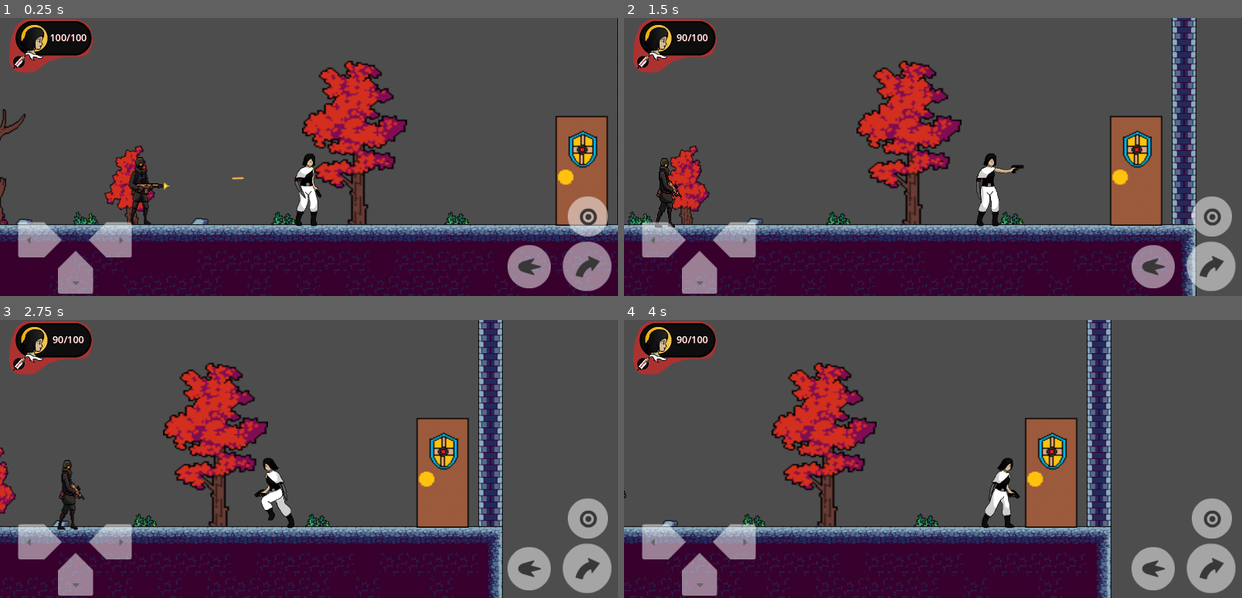
Above: before the commit, frames 1-4 (two rows, left to right).
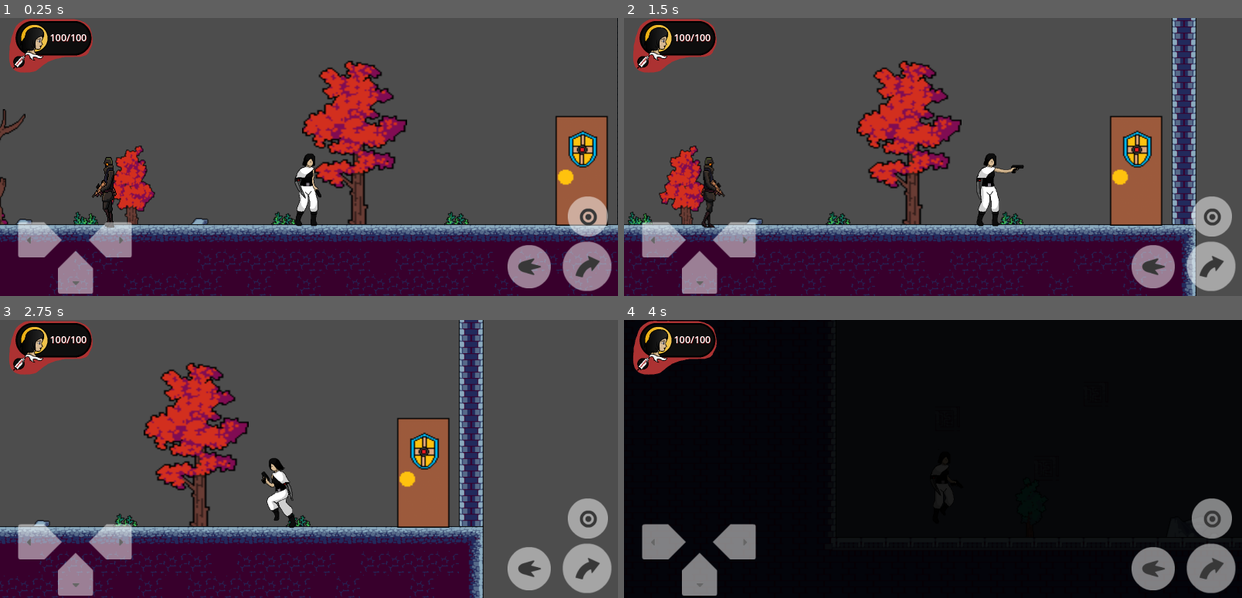
Above: after the commit, the same moments.

Repository: Corsa-Technologies/Terra1-seguro
Game: Godot game, scene res://Níveis/Nível1/Nível 1.tscn
The game is run twice, just before and just after one commit, with the same random seed, the same clock (stepped at 60 frames per second) and the same inputs. This scene is started directly instead of the project's main scene.
Inputs:
- Up to frame 1 (0.25 s): no input
- Up to frame 2 (1.5 s): tap Enter (ataque) at 0.5 s; hold Enter (ataque) 0.53-1.28 s; hold Right (ui_right) from 0.53 s (still down); tap Up (ui_up) at 0.77 s; tap Backspace (tiro) at 1.35 s
- Up to frame 3 (2.75 s): tap Up (ui_up) at 1.52 s; release Right (ui_right) at 2.03 s; hold Left (ui_left) from 2.03 s (still down); hold Enter (ataque) from 2.03 s (still down)
- Up to frame 4 (4 s): release Left (ui_left) at 2.78 s; release Enter (ataque) at 2.78 s; hold Right (ui_right) from 2.78 s (still down); tap Backspace (tiro) at 2.85 s; tap Up (ui_up) at 3.02, 3.77 s; hold Enter (ataque) from 3.53 s (still down)

The runs differ from the first frame. In frame 1, 1.0% of the frame differs, in the area x 14-40%, y 50-76%; in frame 2, 1.0%; in frame 3, 20%; in frame 4, 96%, in the area x 0-100%, y 0-100%.

Commit message:
alterada animação do player

Diff:
--- a/Níveis/Nível1/Nível 1.tscn
+++ b/Níveis/Nível1/Nível 1.tscn
@@ -649,7 +649,7 @@
 texture = ExtResource("10_aqtmk")
 
 [node name="Inimigo1" parent="." instance=ExtResource("11_8x3ve")]
-position = Vector2(448, 236)
+position = Vector2(414, 237)
 collision_layer = 2
 
 [node name="patrulha1" type="Node2D" parent="Inimigo1"]
--- a/Player/playercena.tscn
+++ b/Player/playercena.tscn
@@ -1,8 +1,9 @@
-[gd_scene load_steps=21 format=3 uid="uid://c2b5a8wa3xoja"]
+[gd_scene load_steps=28 format=3 uid="uid://c2b5a8wa3xoja"]
 
 [ext_resource type="Script" path="res://Player/Scripts/movimento.gd" id="1_kiena"]
 [ext_resource type="Texture2D" uid="uid://3l7d1xkbaat7" path="res://Player/Aya Completo.png" id="2_2ortg"]
 [ext_resource type="PackedScene" uid="uid://6r0hwy3ijx5f" path="res://GUI/Controles/controlecanvas.tscn" id="2_21c6s"]
+[ext_resource type="Texture2D" uid="uid://bfrp2uancgku5" path="res://Player/sprites2.png" id="3_rnmfg"]
 
 [sub_resource type="AtlasTexture" id="AtlasTexture_hxdpw"]
 atlas = ExtResource("2_2ortg")
@@ -28,29 +29,53 @@
 atlas = ExtResource("2_2ortg")
 region = Rect2(0, 0, 130, 201)
 
-[sub_resource type="AtlasTexture" id="AtlasTexture_wad16"]
-atlas = ExtResource("2_2ortg")
-region = Rect2(8, 200, 100, 200)
-
-[sub_resource type="AtlasTexture" id="AtlasTexture_vxt4w"]
-atlas = ExtResource("2_2ortg")
-region = Rect2(298, 0, 130, 201)
-
-[sub_resource type="AtlasTexture" id="AtlasTexture_xhq0x"]
-atlas = ExtResource("2_2ortg")
-region = Rect2(447, 0, 130, 201)
-
-[sub_resource type="AtlasTexture" id="AtlasTexture_4ak6j"]
-atlas = ExtResource("2_2ortg")
-region = Rect2(596, 0, 130, 201)
-
-[sub_resource type="AtlasTexture" id="AtlasTexture_4bqgb"]
-atlas = ExtResource("2_2ortg")
-region = Rect2(745, 0, 130, 201)
-
-[sub_resource type="AtlasTexture" id="AtlasTexture_yxfcj"]
-atlas = ExtResource("2_2ortg")
-region = Rect2(894, 0, 130, 201)
+[sub_resource type="AtlasTexture" id="AtlasTexture_5sitf"]
+atlas = ExtResource("3_rnmfg")
+region = Rect2(0, 200, 150, 200)
+
+[sub_resource type="AtlasTexture" id="AtlasTexture_ofy84"]
+atlas = ExtResource("3_rnmfg")
+region = Rect2(300, 0, 150, 200)
+
+[sub_resource type="AtlasTexture" id="AtlasTexture_yn2od"]
+atlas = ExtResource("3_rnmfg")
+region = Rect2(450, 0, 150, 200)
+
+[sub_resource type="AtlasTexture" id="AtlasTexture_5njld"]
+atlas = ExtResource("3_rnmfg")
+region = Rect2(600, 0, 150, 200)
+
+[sub_resource type="AtlasTexture" id="AtlasTexture_0trib"]
+atlas = ExtResource("3_rnmfg")
+region = Rect2(750, 0, 150, 200)
+
+[sub_resource type="AtlasTexture" id="AtlasTexture_6r06q"]
+atlas = ExtResource("3_rnmfg")
+region = Rect2(900, 0, 150, 200)
+
+[sub_resource type="AtlasTexture" id="AtlasTexture_dikv6"]
+atlas = ExtResource("3_rnmfg")
+region = Rect2(1050, 0, 150, 200)
+
+[sub_resource type="AtlasTexture" id="AtlasTexture_jentg"]
+atlas = ExtResource("3_rnmfg")
+region = Rect2(1200, 0, 150, 200)
+
+[sub_resource type="AtlasTexture" id="AtlasTexture_x28on"]
+atlas = ExtResource("3_rnmfg")
+region = Rect2(1350, 0, 150, 200)
+
+[sub_resource type="AtlasTexture" id="AtlasTexture_emnaa"]
+atlas = ExtResource("3_rnmfg")
+region = Rect2(1500, 0, 150, 200)
+
+[sub_resource type="AtlasTexture" id="AtlasTexture_r6iut"]
+atlas = ExtResource("3_rnmfg")
+region = Rect2(1650, 0, 150, 200)
+
+[sub_resource type="AtlasTexture" id="AtlasTexture_ba6bo"]
+atlas = ExtResource("3_rnmfg")
+region = Rect2(1800, 0, 150, 200)
 
 [sub_resource type="AtlasTexture" id="AtlasTexture_nfkgm"]
 atlas = ExtResource("2_2ortg")
@@ -96,31 +121,49 @@
 }, {
 "frames": [{
 "duration": 1.0,
-"texture": SubResource("AtlasTexture_wad16")
-}],
-"loop": true,
+"texture": SubResource("AtlasTexture_5sitf")
+}],
+"loop": false,
 "name": &"jump",
 "speed": 2.0
 }, {
 "frames": [{
 "duration": 1.0,
-"texture": SubResource("AtlasTexture_vxt4w")
-}, {
-"duration": 1.0,
-"texture": SubResource("AtlasTexture_xhq0x")
-}, {
-"duration": 1.0,
-"texture": SubResource("AtlasTexture_4ak6j")
-}, {
-"duration": 1.0,
-"texture": SubResource("AtlasTexture_4bqgb")
-}, {
-"duration": 1.0,
-"texture": SubResource("AtlasTexture_yxfcj")
+"texture": SubResource("AtlasTexture_ofy84")
+}, {
+"duration": 1.0,
+"texture": SubResource("AtlasTexture_yn2od")
+}, {
+"duration": 1.0,
+"texture": SubResource("AtlasTexture_5njld")
+}, {
+"duration": 1.0,
+"texture": SubResource("AtlasTexture_0trib")
+}, {
+"duration": 1.0,
+"texture": SubResource("AtlasTexture_6r06q")
+}, {
+"duration": 1.0,
+"texture": SubResource("AtlasTexture_dikv6")
+}, {
+"duration": 1.0,
+"texture": SubResource("AtlasTexture_jentg")
+}, {
+"duration": 1.0,
+"texture": SubResource("AtlasTexture_x28on")
+}, {
+"duration": 1.0,
+"texture": SubResource("AtlasTexture_emnaa")
+}, {
+"duration": 1.0,
+"texture": SubResource("AtlasTexture_r6iut")
+}, {
+"duration": 1.0,
+"texture": SubResource("AtlasTexture_ba6bo")
 }],
 "loop": true,
 "name": &"run",
-"speed": 8.5
+"speed": 14.0
 }, {
 "frames": [{
 "duration": 1.0,
@@ -134,7 +177,7 @@
 }],
 "loop": false,
 "name": &"tiro",
-"speed": 8.0
+"speed": 10.0
 }]
 
 [sub_resource type="RectangleShape2D" id="RectangleShape2D_3n7is"]
Binary file added: Player/sprites2.png
Not shown, added: Player/sprites2.png.import
